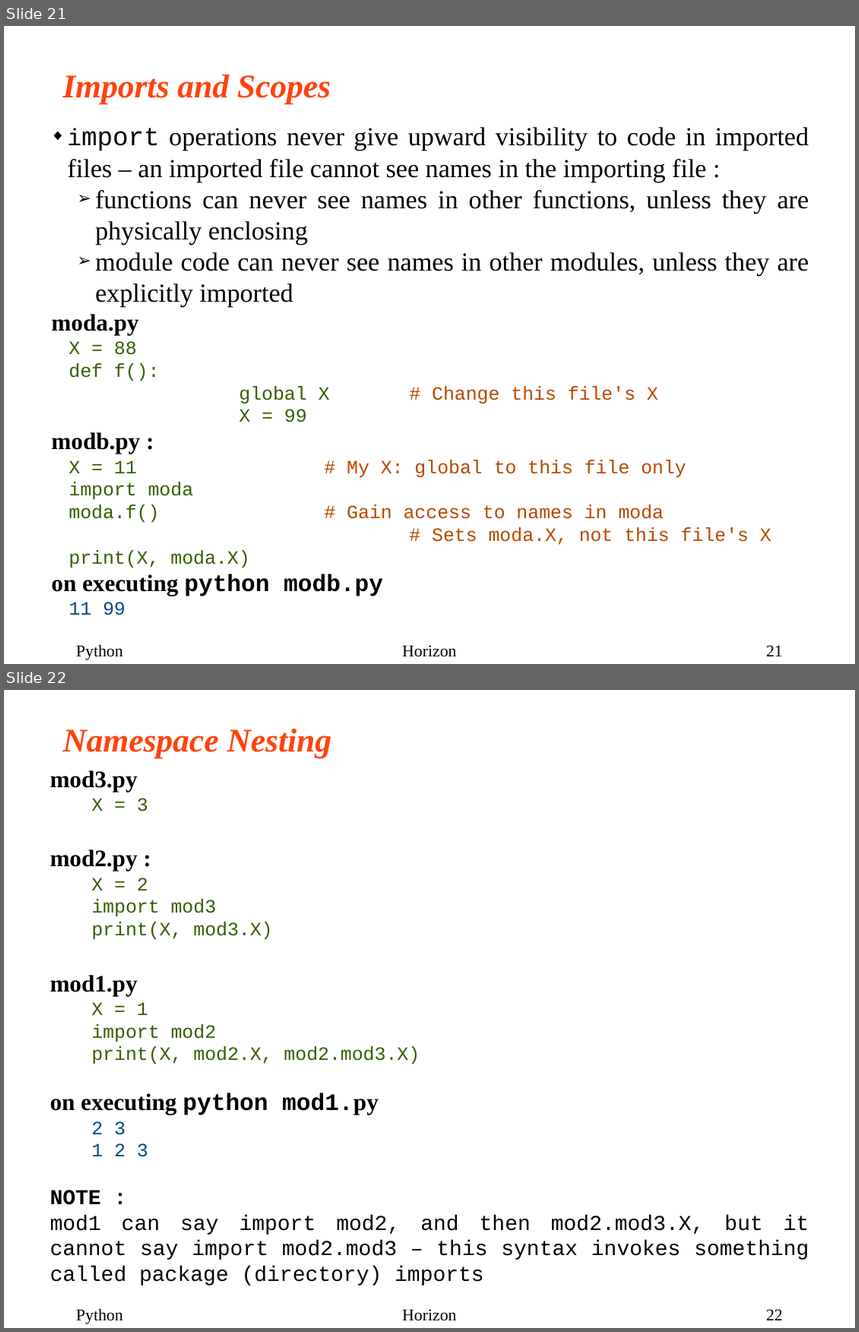
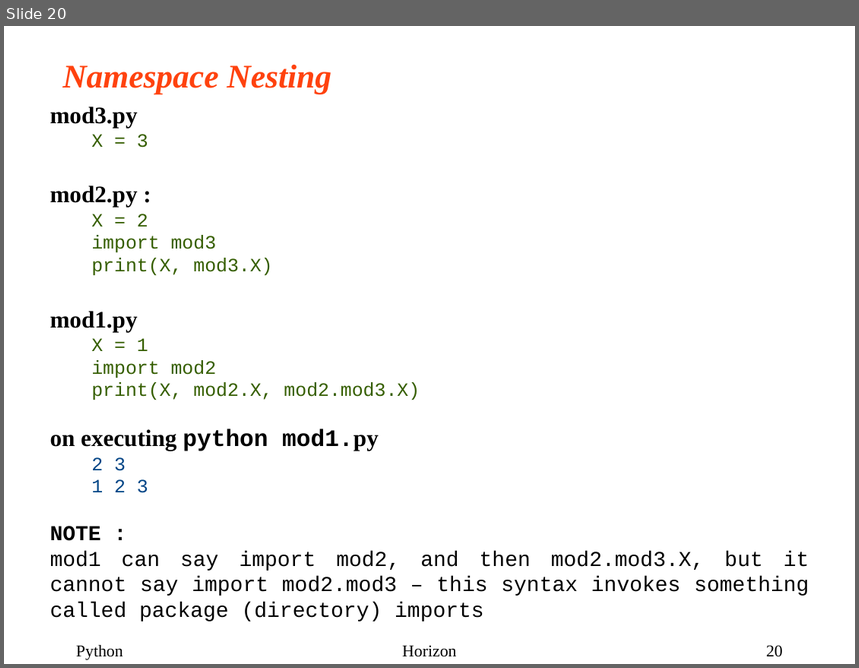
Before and after one commit to arjunrautela/Introduction-To-Python, a slide deck: PPT/Introduction To Python Day 2.pptx. Shown one above the other, each under a label of ours: slides 21 and 22 before the commit, slide 20 after it. The pictures are 859x1332 and 859x668 pixels, drawn with LibreOffice and Linux fonts; fonts in the diff are those of the drawing; background and template pictures are left out. Boxes give left, top, right and bottom in pixels: in the first picture for what was removed or moved away, otherwise in the second. Text is boxed around its words. In the diff, an @@ line names an element or a change of style, - is before the commit and + after.

```diff
--- a/PPT/Introduction To Python Day 2.pptx
+++ b/PPT/Introduction To Python Day 2.pptx
@@ slide 21 removed at box(4, 26, 855, 664), background #FFFFFF @@
@@ text removed at box(63, 74, 331, 104) @@
-Imports and Scopes
@@ text removed at box(51, 127, 810, 616) @@
-◆ import operations never give upward visibility to code in imported files – an imported file cannot see names in the importing file :
-  ➢ functions can never see names in other functions, unless they are physically enclosing
-  ➢ module code can never see names in other modules, unless they are explicitly imported
-moda.py
-X = 88
-def f():
-global X # Change this file's X
-X = 99
-modb.py :
-X = 11 # My X: global to this file only
-import moda
-moda.f() # Gain access to names in moda
-# Sets moda.X, not this file's X
-print(X, moda.X)
-on executing python modb.py
-11 99
@@ text removed at box(76, 645, 123, 661) @@
-Python
@@ text removed at box(402, 645, 456, 658) @@
-Horizon
@@ page number removed at box(766, 645, 783, 657) @@
-21
@@ what was slide 22 is now slide 20 @@
@@ page number at box(766, 645, 783, 658): text changed @@
-22
+20
```
Also in this commit, not shown: 31 slides changed, 53 other files.
